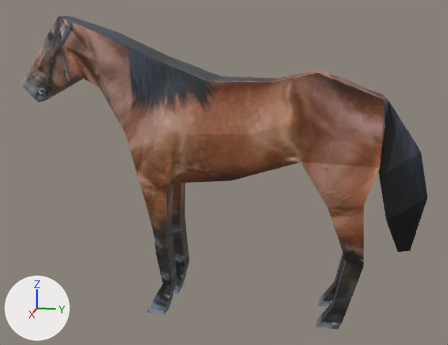
Two versions of the Blender file res/blend/horse_idle.blend, one commit apart.
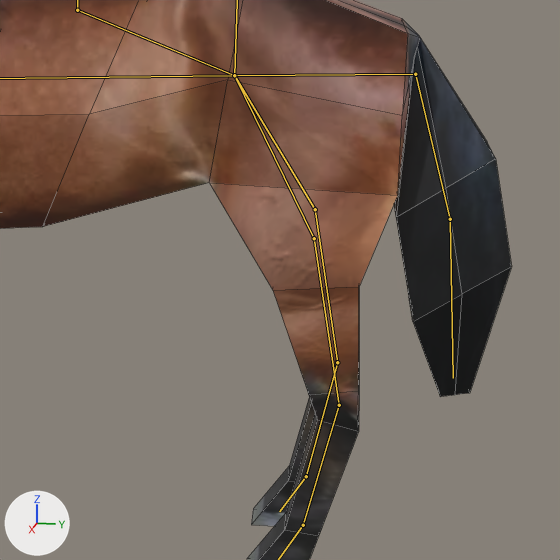
There are two pictures of each version: one whole from a 50 mm lens placed at (5.74, 0.8, 2.86), pointed at (-0.01, -0.35, 1.43), one close up on the part from 48% to 100% of the width and 25% to 93% of the height. Lighting does not change. The marker at lower left points along +X, +Y and +Z. Both versions are drawn at frame 15 of the action 'idle'; the numbers are the values there. The bones that bend it are drawn over the model as lines in the close-ups. The close-ups show mesh edges as thin lines.
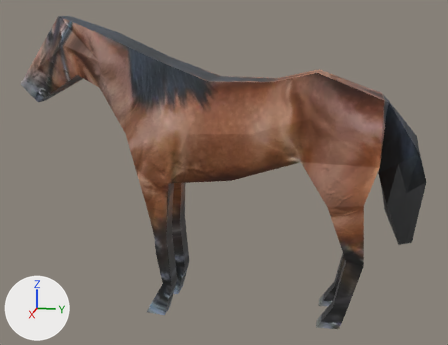
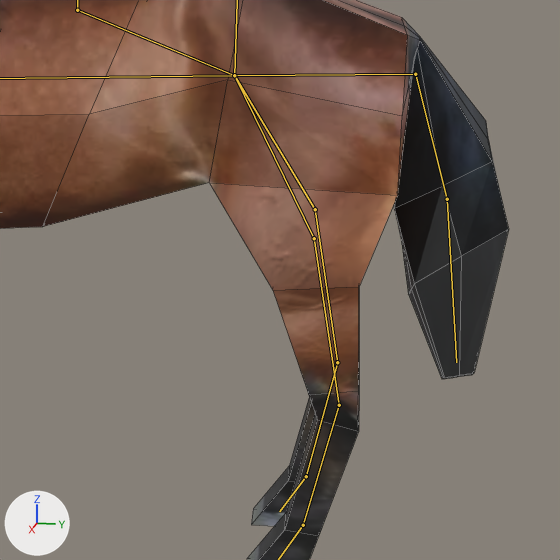
Commit message: horse run animation

Location of each change, (x1, y1, x2, y2) in pixels of the close-ups (560 x 560 px):
```json
{"object": "Cube", "change": "posed", "before": [0, 0, 512, 560], "after": [0, 0, 509, 560]}
{"bone": "tail2", "before": "(415, 74) to (450, 219)", "after": "(415, 74) to (447, 199)"}
{"bone": "tail3", "before": "(450, 219) to (453, 378)", "after": "(447, 199) to (456, 362)"}
```

Scene script edits in JSON lines:
```json
{"block": "bone_tail2", "where": "bone_tail2 = bpy.data.objects['Armature'].pose.bones['tail2']  # child of 'ass'"}
{"op": "set", "path": "bone_tail2.rotation_quaternion", "old": "(1.0, 0.0, 0.0, 0.0)", "new": "(0.985, 0.0, 0.049, 0.167)", "note": "degrees (0, 0, 0) -> degrees (1, 5, 19)"}
{"block": "bone_tail3", "where": "bone_tail3 = bpy.data.objects['Armature'].pose.bones['tail3']  # child of 'tail2'"}
{"op": "set", "path": "bone_tail3.rotation_quaternion", "old": "(1.0, 0.0, 0.0, 0.0)", "new": "(0.924, 0.0, -0.032, -0.381)", "note": "degrees (0, 0, 0) -> degrees (1, -3, -45)"}
```
